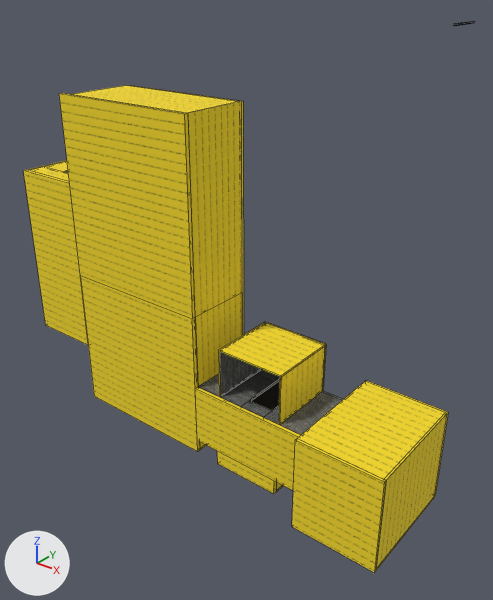
Renders of the OBJ model Assets/Models/Generated/office.vmf.obj from each side of a commit.
Both versions are drawn from a 50 mm camera at (891.0, -933.0, 613.0) aimed at (194.0, -62.0, 72.0). The lights are fixed; the arrows at lower left show +X, +Y and +Z. Mesh edges are drawn as thin lines on the coarser meshes. Where no turn or scale is listed for an object, it has been applied to the vertices.

Before the edit, the objects in view are built like this:
```python
ob_27 = bpy.data.objects.new('27', me_27)
ob_27.location = (0.0, 0.0, 0.0)
ob_3343 = bpy.data.objects.new('3343', me_3343)
ob_3343.location = (0.0, 0.0, 0.0)
ob_3344 = bpy.data.objects.new('3344', me_3344)
ob_3344.location = (0.0, 0.0, 0.0)
ob_3345 = bpy.data.objects.new('3345', me_3345)
ob_3345.location = (0.0, 0.0, 0.0)
ob_3346 = bpy.data.objects.new('3346', me_3346)
ob_3346.location = (0.0, 0.0, 0.0)
# also in view: '2630' at (-11.0, -69.0, 404.0); '3334' at (-20.0, -140.0, 228.0); '2' at (-8.0, 0.0, 80.0); '3317' at (-20.0, -140.0, -100.0); '3272' at (474.0, -76.0, -70.0)
```
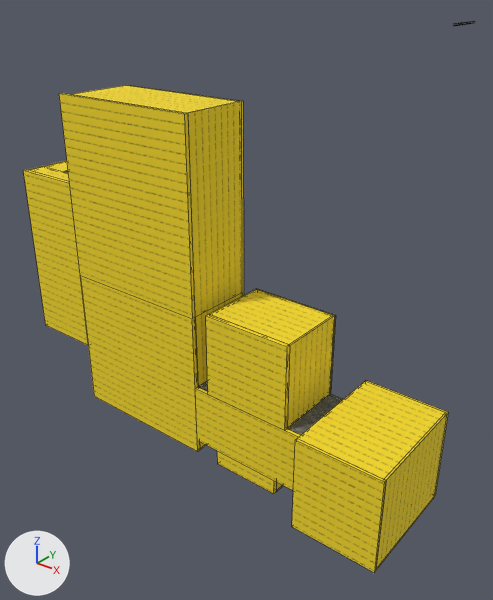
The change in detail:
me_3343 is used by ob_3343; location (0.0, 0.0, 0.0).
me_3343 had 8 vertices, 6 faces and spanned x 325.0..328.0, y -136.0..1.0, z -100.0..-3.0.
me_3343 now has 8 vertices, 6 faces and spans x 341.0..344.0, y -136.0..1.0, z -100.0..64.0.
me_3343 part 1: the whole mesh is rebuilt.
me_3344 is used by ob_3344; location (0.0, 0.0, 0.0).
me_3344 had 8 vertices, 6 faces and spanned x 192.0..328.0, y -136.0..1.0, z -3.0..0.0.
me_3344 now has 8 vertices, 6 faces and spans x 171.0..341.0, y -136.0..1.0, z 61.0..64.0.
me_3344 part 2: the whole mesh is rebuilt.
me_3345 is used by ob_3345; location (0.0, 0.0, 0.0).
me_3345 had 8 vertices, 6 faces and spanned x 189.0..192.0, y -136.0..1.0, z -100.0..0.0.
me_3345 now has 8 vertices, 6 faces and spans x 168.0..171.0, y -136.0..1.0, z -100.0..64.0.
me_3345 part 3: the whole mesh is rebuilt.
me_3346 is used by ob_3346; location (0.0, 0.0, 0.0).
me_3346 had 8 vertices, 6 faces and spanned x 189.0..328.0, y -2.0..2.0, z -100.0..0.0.
me_3346 now has 8 vertices, 6 faces and spans x 168.0..344.0, y -2.0..2.0, z -100.0..64.0.
me_3346 part 4: the whole mesh is rebuilt.
Mesh me_3481 is new.
It has 8 vertices, 6 faces and spans x 168.0..344.0, y -144.0..-136.0, z -100.0..64.0.
Faces by material slot: [5, 1].
It uses material mat_tools_toolsnodraw (picture img_toolsnodraw_tga).
It uses material mat_delivery_beyond_officeceiling001_1k_color (picture img_officeceiling001_1k_color_tga).
Object '3481' (ob_3481) is new; it shows me_3481.
Its location is (0.0, 0.0, 0.0).

Pixel boxes (x1, y1, x2, y2) of what changed, in the pictures (493 x 600 px):
'3481', added (yellow): after (206, 315, 290, 430)
'3344', reshaped (15% wider): before (220, 323, 326, 377); after (211, 290, 333, 345)
'3343', reshaped (43% taller): before (279, 346, 326, 425); after (288, 315, 335, 428)
'3345', reshaped: before (218, 322, 266, 397); after (209, 289, 257, 315)
'3346', reshaped (31% wider, 54% taller): before (266, 322, 326, 390); after (257, 289, 336, 394)
'27', unchanged, covered by the edit: (195, 293, 242, 387) in both
'2992', unchanged, covered by the edit: before (199, 370, 280, 407); after (199, 381, 208, 391)
